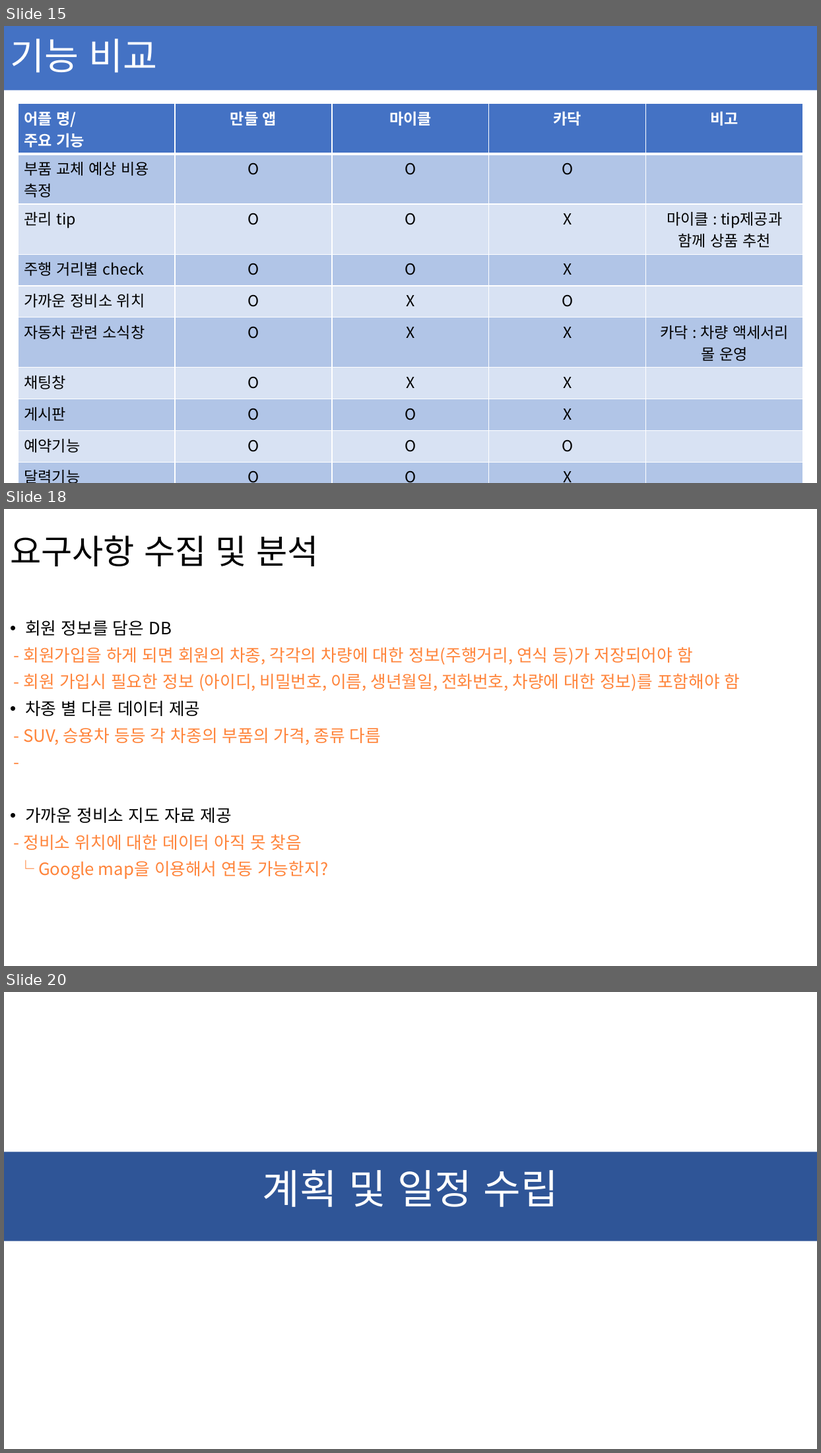
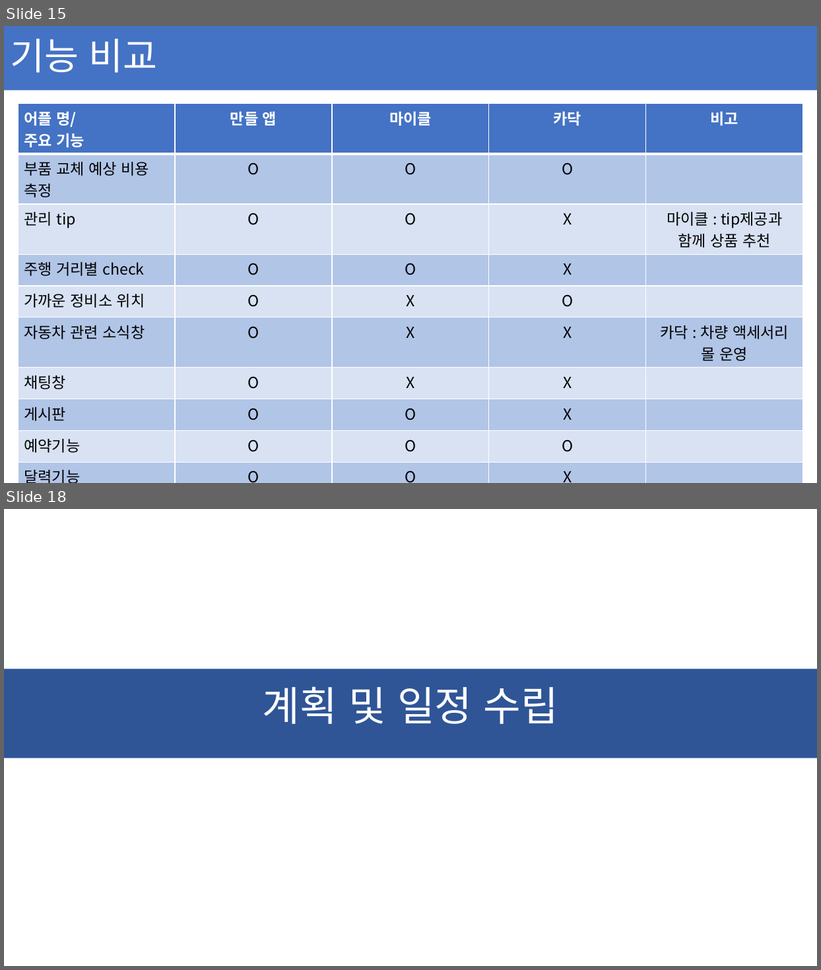
Before and after one commit to ChaeSung-Lee/DJ_InternShip, a slide deck: 2021_Summer/jp.hong/Project_BnC_jph.pptx. Shown one above the other, each under a label of ours: slides 15, 18 and 20 before the commit, slides 15 and 18 after it; the slides between them are not shown. The pictures are 821x1453 and 821x970 pixels, drawn with LibreOffice and Linux fonts; fonts in the diff are those of the drawing. Boxes give left, top, right and bottom in pixels: in the first picture for what was removed or moved away, otherwise in the second. Text is boxed around its words. In the diff, an @@ line names an element or a change of style, - is before the commit and + after.

```diff
--- a/2021_Summer/jp.hong/Project_BnC_jph.pptx
+++ b/2021_Summer/jp.hong/Project_BnC_jph.pptx
@@ slide 18 removed at (4,509,817,966), background #FFFFFF @@
@@ title removed at (4,509,742,597) @@
-요구사항 수집 및 분석
@@ text removed at (24,620,741,880) @@
-• 회원 정보를 담은 DB
-- 회원가입을 하게 되면 회원의 차종, 각각의 차량에 대한 정보(주행거리, 연식 등)가 저장되어야 함
-- 회원 가입시 필요한 정보 (아이디, 비밀번호, 이름, 생년월일, 전화번호, 차량에 대한 정보)를 포함해야 함
-• 차종 별 다른 데이터 제공
-- SUV, 승용차 등등 각 차종의 부품의 가격, 종류 다름
--
-• 가까운 정비소 지도 자료 제공
-- 정비소 위치에 대한 데이터 아직 못 찾음
-└ Google map을 이용해서 연동 가능한지?
@@ what was slide 20 is now slide 18 @@
```
Also in this commit, not shown: 2 slides changed, 1 other slide removed.
